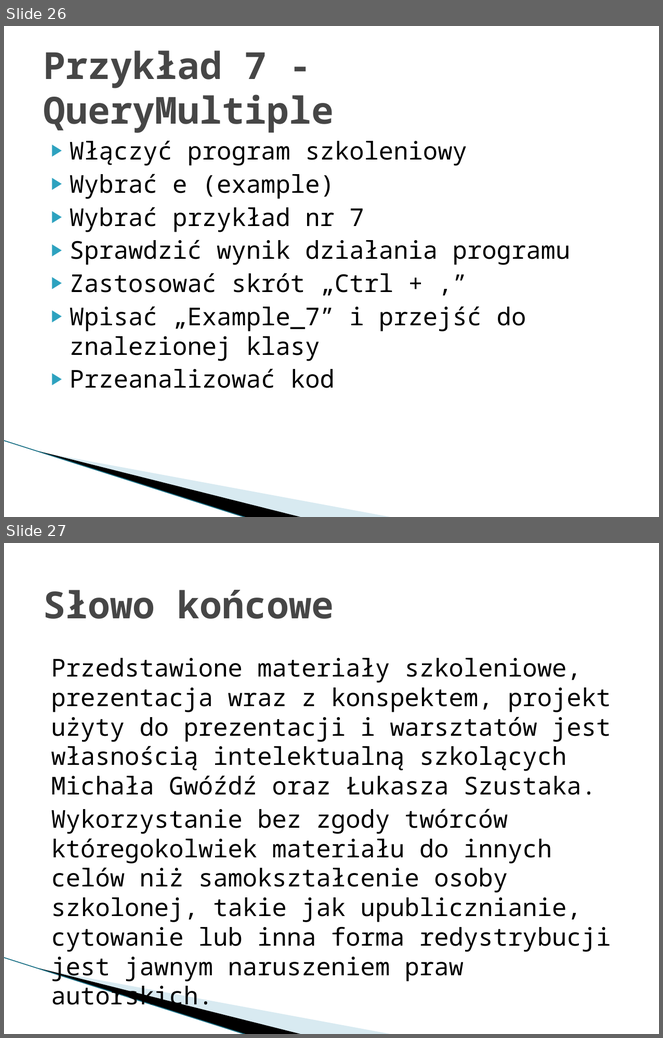
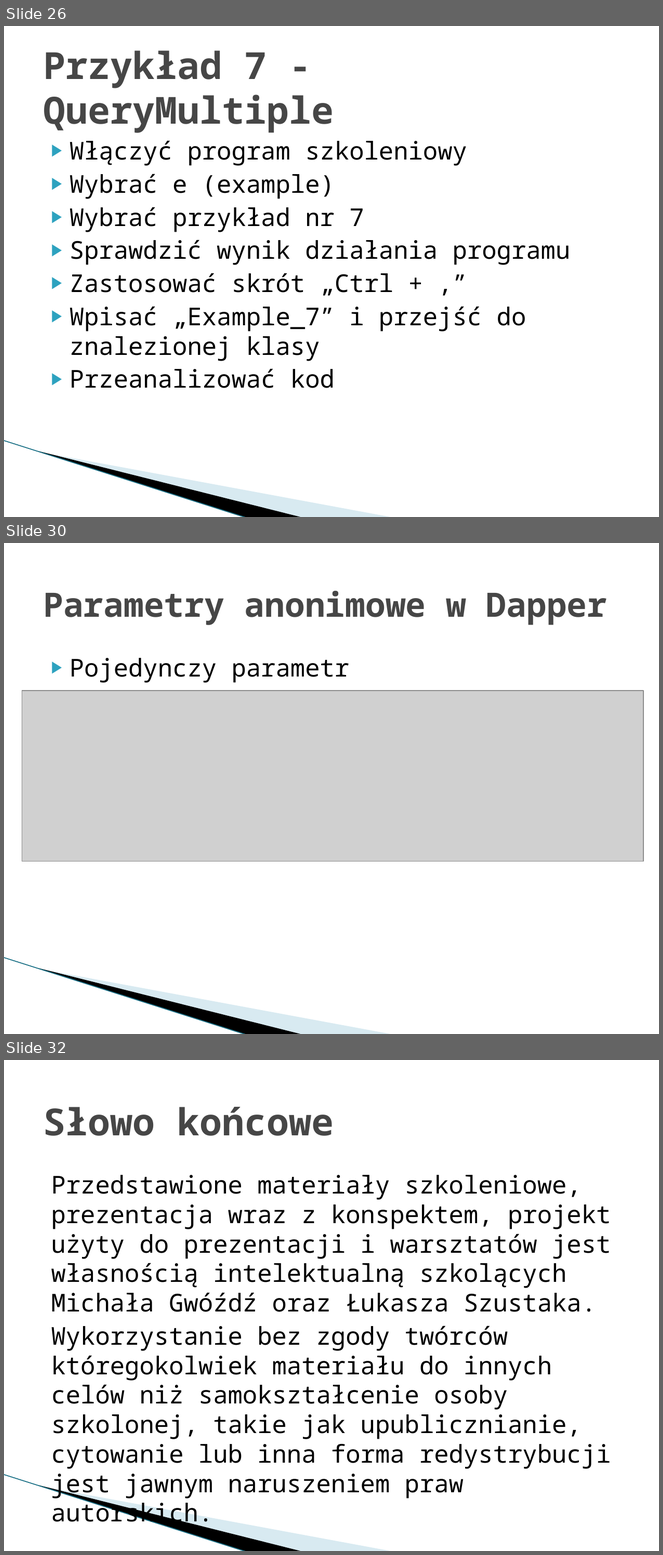
Before and after one commit to mietghar/Dapper_Workshop, a slide deck: Files/Szkolenie warsztatowe Dapper.pptx. Shown one above the other, each under a label of ours: slides 26 and 27 before the commit, slides 26, 30 and 32 after it; the slides between them are not shown. The pictures are 663x1038 and 663x1555 pixels, drawn with LibreOffice and Linux fonts; fonts in the diff are those of the drawing; grey boxes stand for pictures; background and template pictures are left out. Boxes give left, top, right and bottom in pixels: in the first picture for what was removed or moved away, otherwise in the second. Text is boxed around its words. In the diff, an @@ line names an element or a change of style, - is before the commit and + after.

```diff
--- a/Files/Szkolenie warsztatowe Dapper.pptx
+++ b/Files/Szkolenie warsztatowe Dapper.pptx
@@ slide 30 added at [4, 543, 659, 1034], background #FFFFFF; not listed: 3 template elements that a slide beside it also shows @@
@@ title added at [43, 591, 608, 625], 36.9 pt, text #464646, bold @@
+Parametry anonimowe w Dapper
@@ text added at [70, 658, 350, 683], 27 pt, text #000000 @@
+▶ Pojedynczy parametr
@@ picture added at [22, 691, 644, 861] @@
@@ what was slide 27 is now slide 32 @@
```
Also in this commit, not shown: 1 slide changed, 4 other slides added.
